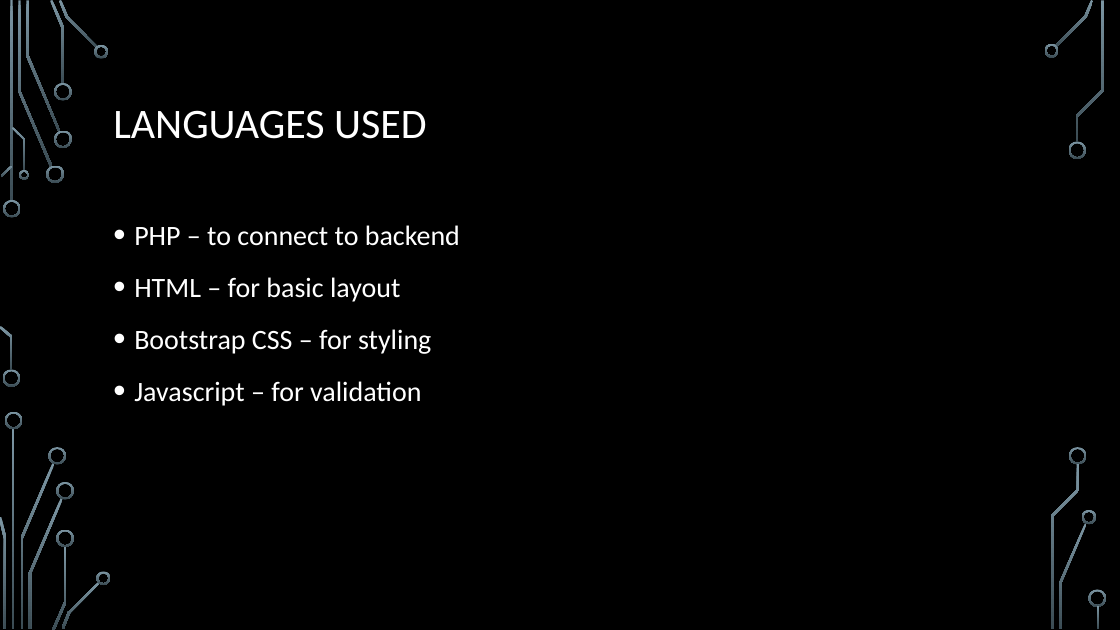
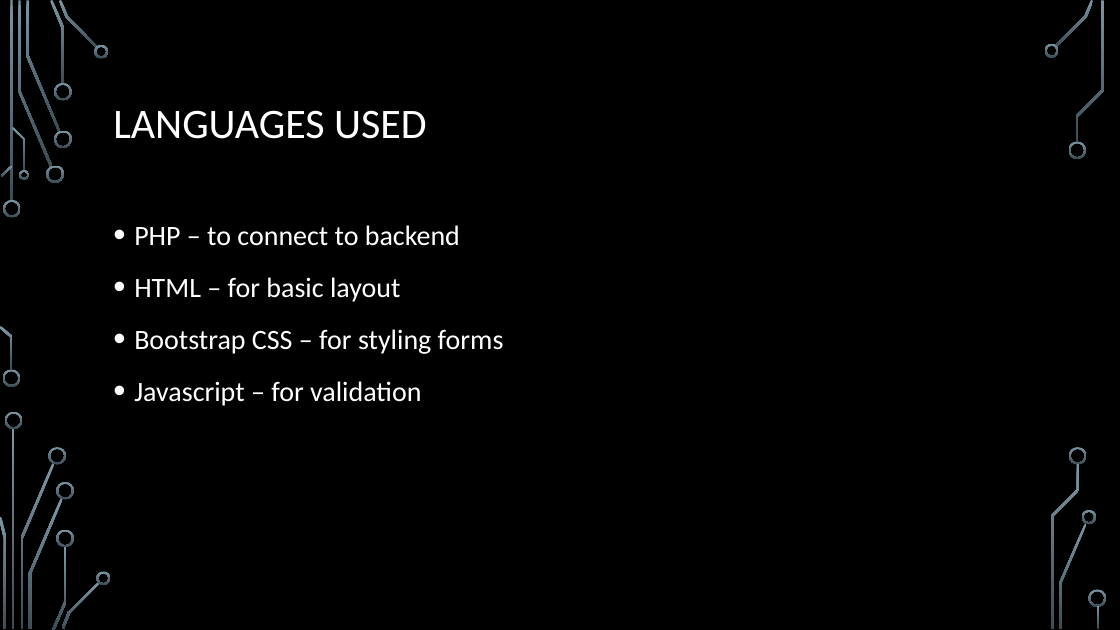
Before and after one commit to sundmm/CS372-Course-Project, a slide deck: slide 2 of Course project.pptx. Drawn at 1120x630 pixels with LibreOffice and Linux fonts; fonts in the diff are those of the drawing; background and template pictures are left out. Boxes give left, top, right and bottom in pixels: in the first picture for what was removed or moved away, otherwise in the second. Text is boxed around its words. In the diff, an @@ line names an element or a change of style, - is before the commit and + after.

```diff
--- a/Course project.pptx
+++ b/Course project.pptx
@@ text at box(134, 329, 504, 354): text changed @@
-• Bootstrap CSS – for styling
+• Bootstrap CSS – for styling forms
```
Also in this commit, not shown: 2 other slides changed.
